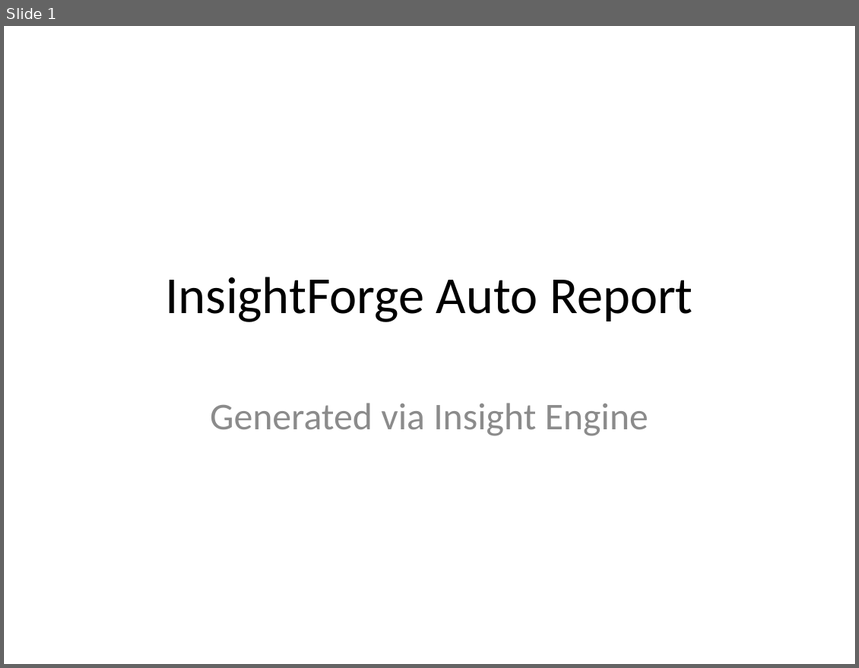
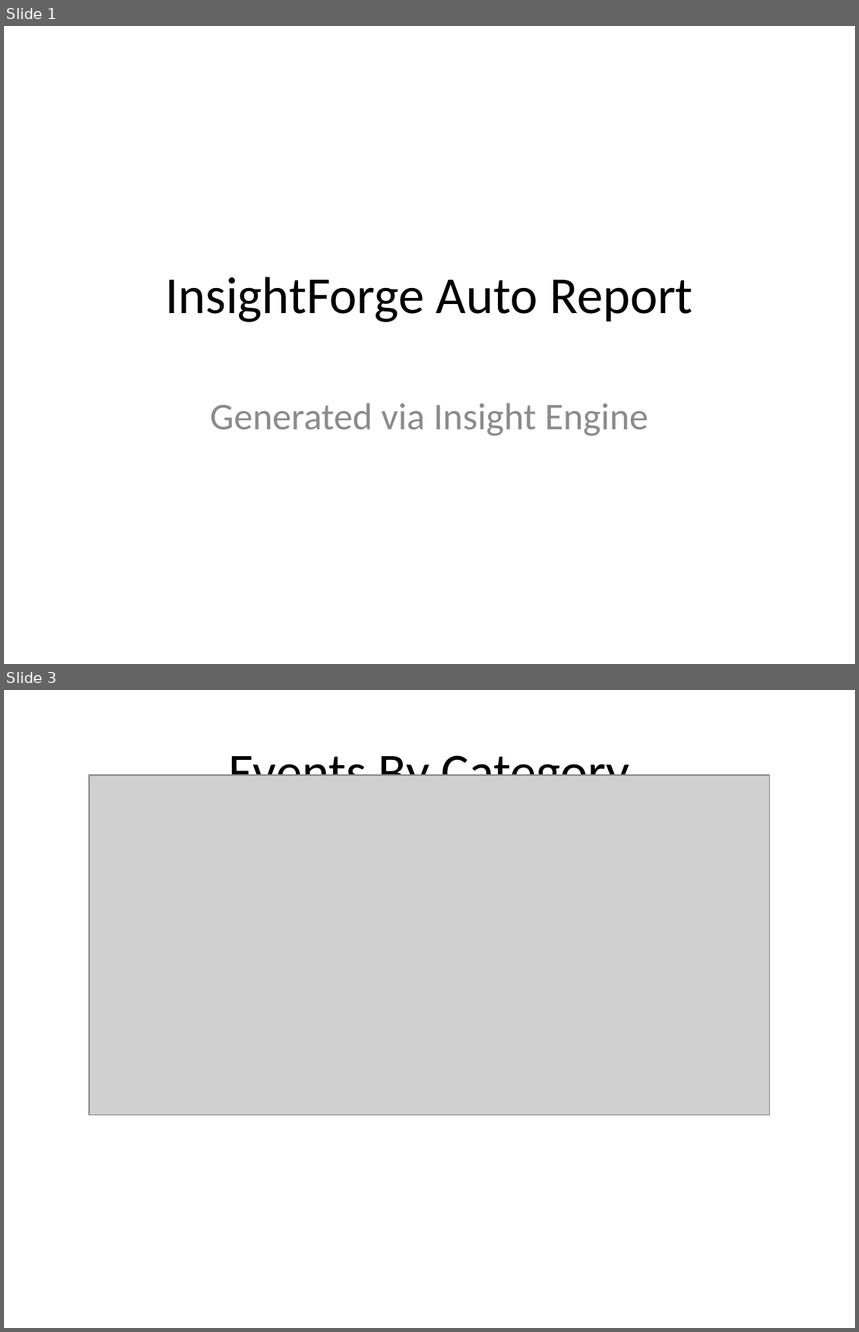
Before and after one commit to Meenu-Pandey/AI_Project, a slide deck: data/output/InsightForge_Report.pptx. Shown one above the other, each under a label of ours: slide 1 before the commit, slides 1 and 3 after it; the slides between them are not shown. The pictures are 859x668 and 859x1332 pixels, drawn with LibreOffice and Linux fonts; fonts in the diff are those of the drawing; grey boxes stand for pictures. Boxes give left, top, right and bottom in pixels: in the first picture for what was removed or moved away, otherwise in the second. Text is boxed around its words. In the diff, an @@ line names an element or a change of style, - is before the commit and + after.

```diff
--- a/data/output/InsightForge_Report.pptx
+++ b/data/output/InsightForge_Report.pptx
@@ slide 3 added at [4, 690, 855, 1328], background #FFFFFF @@
@@ title added at [229, 746, 630, 776], 44 pt, text #000000 @@
+Events By Category
@@ picture added at [89, 775, 770, 1116] @@
```
Also in this commit, not shown: 4 other slides added, 2 slides removed, 15 other files.
